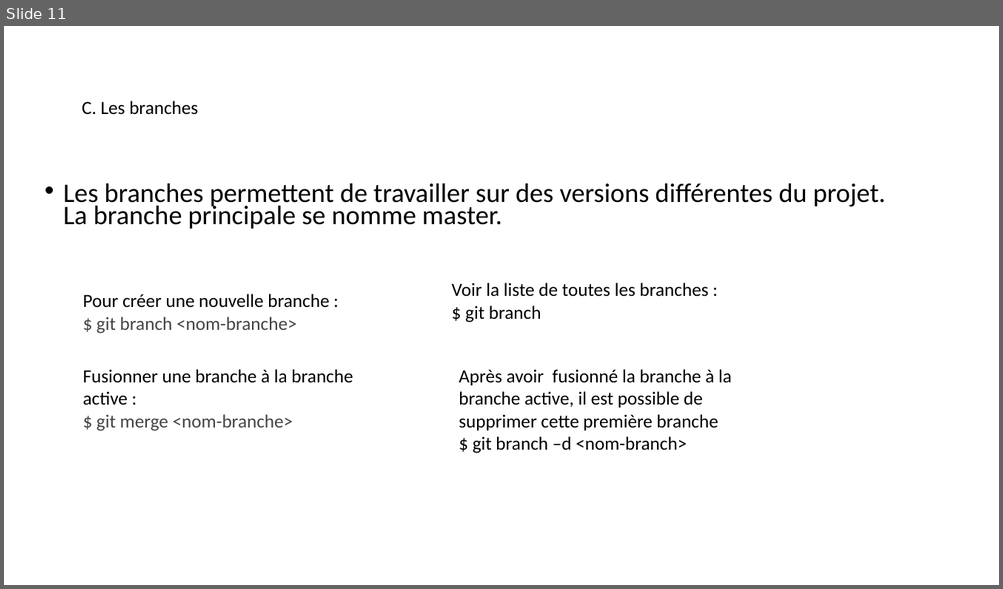
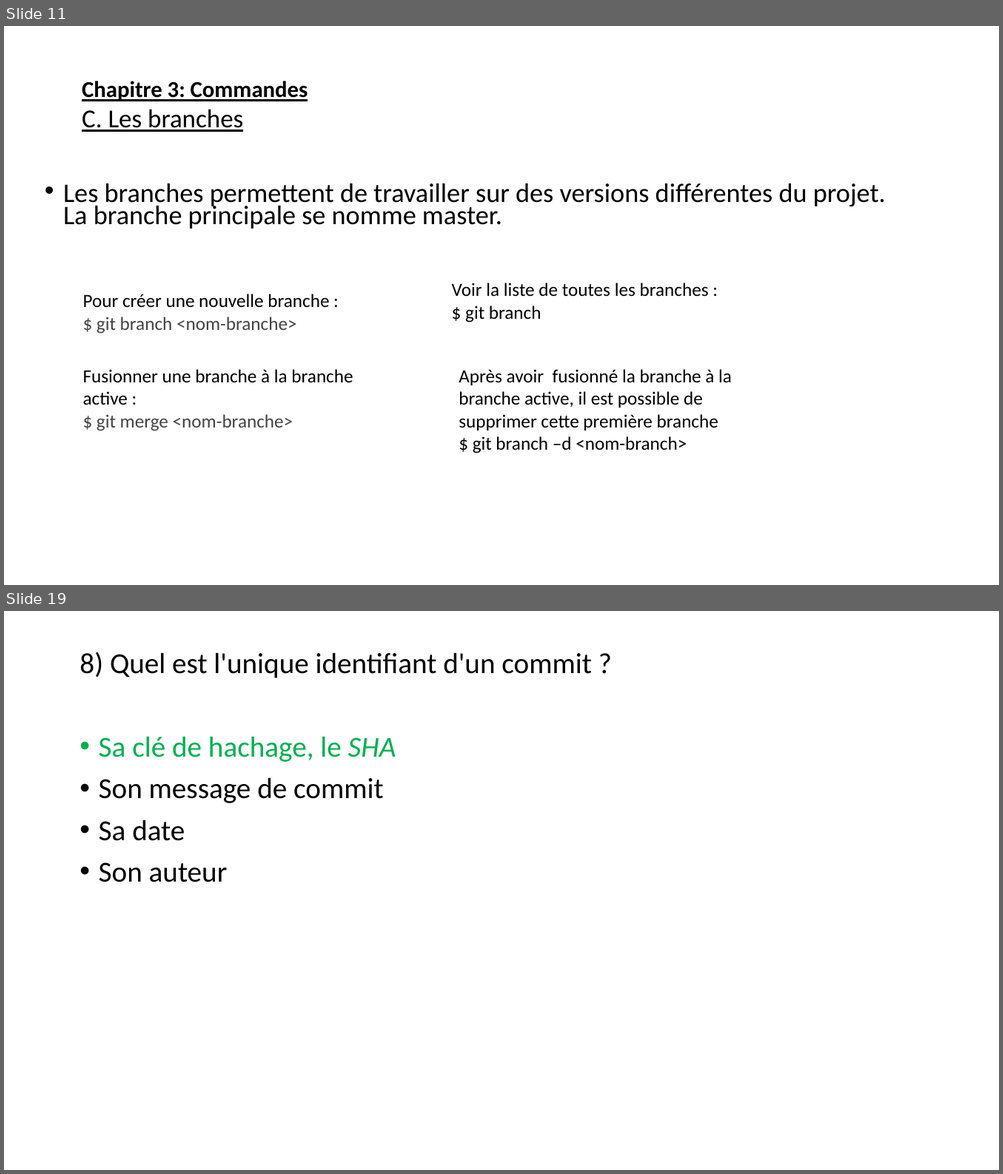
Before and after one commit to emdeo/absolute-knowledge, a slide deck: presentationGit.pptx. Shown one above the other, each under a label of ours: slide 11 before the commit, slides 11 and 19 after it; the slides between them are not shown. The pictures are 1003x589 and 1003x1174 pixels, drawn with LibreOffice and Linux fonts; fonts in the diff are those of the drawing. Boxes give left, top, right and bottom in pixels: in the first picture for what was removed or moved away, otherwise in the second. Text is boxed around its words. In the diff, an @@ line names an element or a change of style, - is before the commit and + after.

```diff
--- a/presentationGit.pptx
+++ b/presentationGit.pptx
@@ slide 19 added at [4, 611, 999, 1170], background #FFFFFF @@
@@ text added at [79, 652, 592, 883], 28 pt, text #000000 @@
+8) Quel est l'unique identifiant d'un commit ?
+• Sa clé de hachage, le SHA
+• Son message de commit
+• Sa date
+• Son auteur
@@ slide 11 changed as well @@
@@ text at [82, 81, 308, 101]: paragraph added @@
+  Chapitre 3: Commandes
@@ text at [82, 109, 243, 132]: size 18 to 25 pt, underline on in "C. Les branches" @@
```
Also in this commit, not shown: 9 other slides changed, 19 other slides added.
